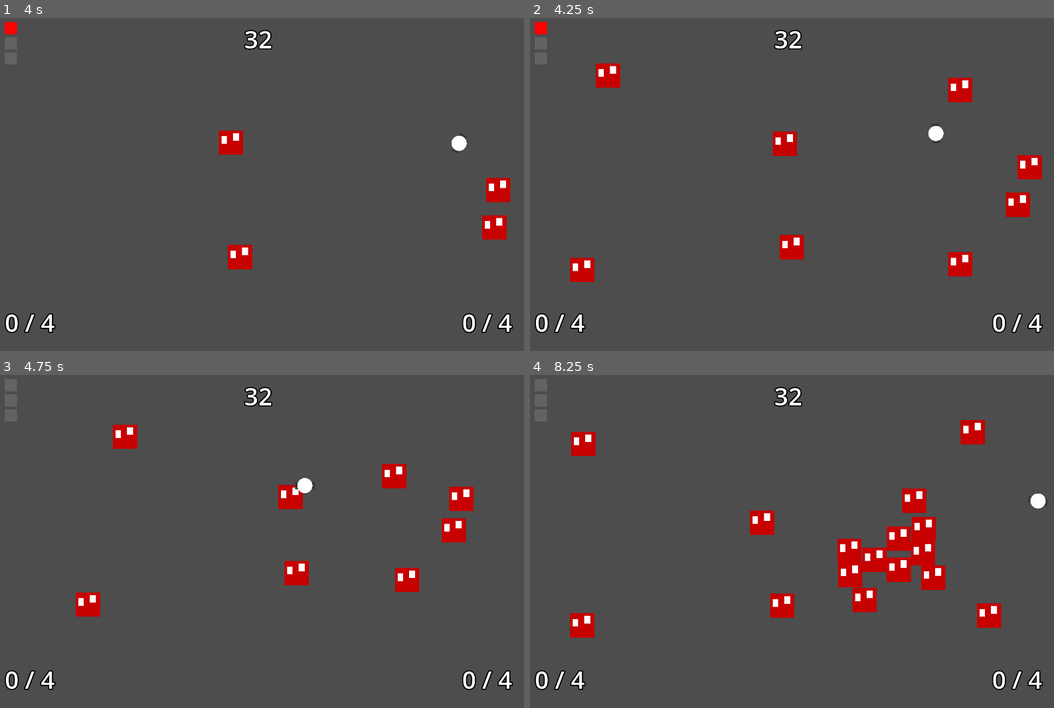
Above: before the commit, frames 1-4 (two rows, left to right).
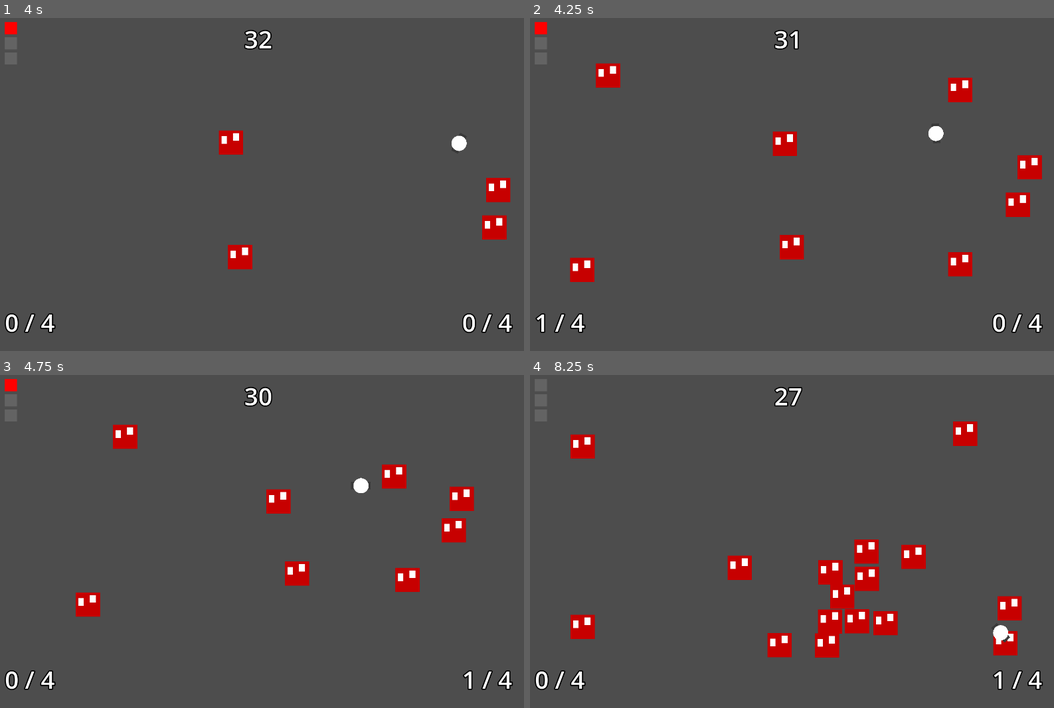
Above: after the commit, the same moments.

Repository: Garrett-Ravatt/DEEBSMoP
Game: Godot game, scene res://test-scenes/get_the_man.tscn
Same seed, same stepped clock (60 frames per second), same inputs: the game is played once before the commit and once after it. The project has no main scene, so this scene is started directly.
Inputs (mouse positions are in pixels of both pictures, inside the frame that each line leads up to):
- Up to frame 1 (4 s): tap Enter at 0.5 s; move the mouse to (377, 164) at 0.52 s; hold D (move_right) 0.53-1.28 s; click (377, 164) at 0.6 s; right-click (377, 164) at 0.8 s; move the mouse to (151, 197) at 1.27 s; hold S (move_down) 1.28-2.03 s; right-click (151, 197) at 1.35 s; click (151, 197) at 1.55 s; move the mouse to (309, 104) at 2.02 s; hold D (move_right) 2.03-2.78 s; click (309, 104) at 2.1 s; right-click (309, 104) at 2.3 s; move the mouse to (230, 247) at 2.77 s; hold W (move_up) 2.78-3.53 s; right-click (230, 247) at 2.85 s; click (230, 247) at 3.05 s; move the mouse to (419, 231) at 3.52 s; hold A (move_left) from 3.53 s (still down); click (419, 231) at 3.6 s; right-click (419, 231) at 3.8 s
- Up to frame 2 (4.25 s): keep holding A (move_left)
- Up to frame 3 (4.75 s): keep holding A (move_left); move the mouse to (99, 484) at 4.27 s; right-click (99, 484) at 4.35 s; click (99, 484) at 4.55 s
- Up to frame 4 (8.25 s): move the mouse to (812, 538) at 5.02 s; release A (move_left) at 5.03 s; hold S (move_down) 5.03-5.78 s; click (812, 538) at 5.1 s; right-click (812, 538) at 5.3 s; move the mouse to (708, 451) at 5.77 s; hold D (move_right) 5.78-6.53 s; right-click (708, 451) at 5.85 s; click (708, 451) at 6.05 s; move the mouse to (907, 521) at 6.52 s; hold W (move_up) 6.53-7.28 s; click (907, 521) at 6.6 s; right-click (907, 521) at 6.8 s; move the mouse to (681, 554) at 7.27 s; hold D (move_right) 7.28-8.03 s; right-click (681, 554) at 7.35 s; click (681, 554) at 7.55 s; move the mouse to (839, 461) at 8.02 s; hold S (move_down) from 8.03 s (still down); click (839, 461) at 8.1 s

Frame 1 is identical in both runs. In frame 2, 0.2% of the frame differs, in the area x 0-52%, y 3-95%; in frame 3, 1.1%; in frame 4, 8.3%, in the area x 7-99%, y 3-95%.

Commit message:
created reload timer and moves ammo to pri and sec load

Diff:
--- a/objects/the_man.gd
+++ b/objects/the_man.gd
@@ -32,6 +32,20 @@
 			sec_load = value
 			sec_load_change.emit(sec_load)
 
+signal pri_load_max_change(int)
+@export var pri_load_max := 4 :
+	set(value):
+		if value != pri_load:
+			pri_load = value
+			pri_load_change.emit(pri_load)
+
+signal sec_load_max_change(int)
+@export var sec_load_max := 4 :
+	set(value):
+		if value != sec_load:
+			sec_load = value
+			sec_load_change.emit(sec_load)
+
 @export_category("Movement")
 @export var speed = 600.0 # How fast the player will move (pixels/sec).
 @export var accel := 40.0
@@ -44,6 +58,7 @@
 @onready var sec_hitbox : Area2D = $"SecondaryFireHurtbox"
 
 @onready var i_timer : Timer = $"ITimer"
+@onready var reload_timer : Timer = $"ReloadTimer"
 
 func _ready():
 	screen_size = get_viewport_rect().size
@@ -58,6 +73,8 @@
 		if pri_load < 1:
 			return
 		pri_load -= 1
+		reload_timer.set_wait_time(1)
+		reload_timer.start()
 		velocity += -vect * gun_accel
 		var emenies := pri_hitbox.get_overlapping_bodies()
 		for emeny : RigidBody2D in emenies:
@@ -70,6 +87,8 @@
 		if sec_load < 1:
 			return
 		sec_load -= 1
+		reload_timer.set_wait_time(1)
+		reload_timer.start()
 		#velocity += vect * gun_accel*.7
 		# NOTE: It's me, Garrett. I did this.
 		# NOTE: make the back spread longer and more narrow
@@ -116,3 +135,16 @@
 func _on_death():
 	print("Player freaking died, criminy... H E double hocky sticks dude. Wow.")
 	#TODO: Care that the player has died
+
+
+func _on_reload_timer_timeout():
+	if(ammo >0):
+		if(sec_load < pri_load && sec_load < sec_load_max):
+			sec_load+=1
+			ammo-=1
+
+		elif(pri_load<pri_load_max):
+			pri_load +=1
+			ammo-=1
+	reload_timer.set_wait_time(.4)
+	reload_timer.start()
--- a/objects/the_man.tscn
+++ b/objects/the_man.tscn
@@ -69,8 +69,11 @@
 
 [node name="HUD" parent="CanvasLayer" instance=ExtResource("2_lelup")]
 
+[node name="ReloadTimer" type="Timer" parent="."]
+
 [connection signal="ammo_change" from="." to="CanvasLayer/HUD" method="_on_ammo_changed"]
 [connection signal="death" from="." to="." method="_on_death"]
 [connection signal="health_change" from="." to="CanvasLayer/HUD" method="_on_health_changed"]
 [connection signal="pri_load_change" from="." to="CanvasLayer/HUD" method="_on_pri_load_change"]
 [connection signal="sec_load_change" from="." to="CanvasLayer/HUD" method="_on_sec_load_change"]
+[connection signal="timeout" from="ReloadTimer" to="." method="_on_reload_timer_timeout"]
